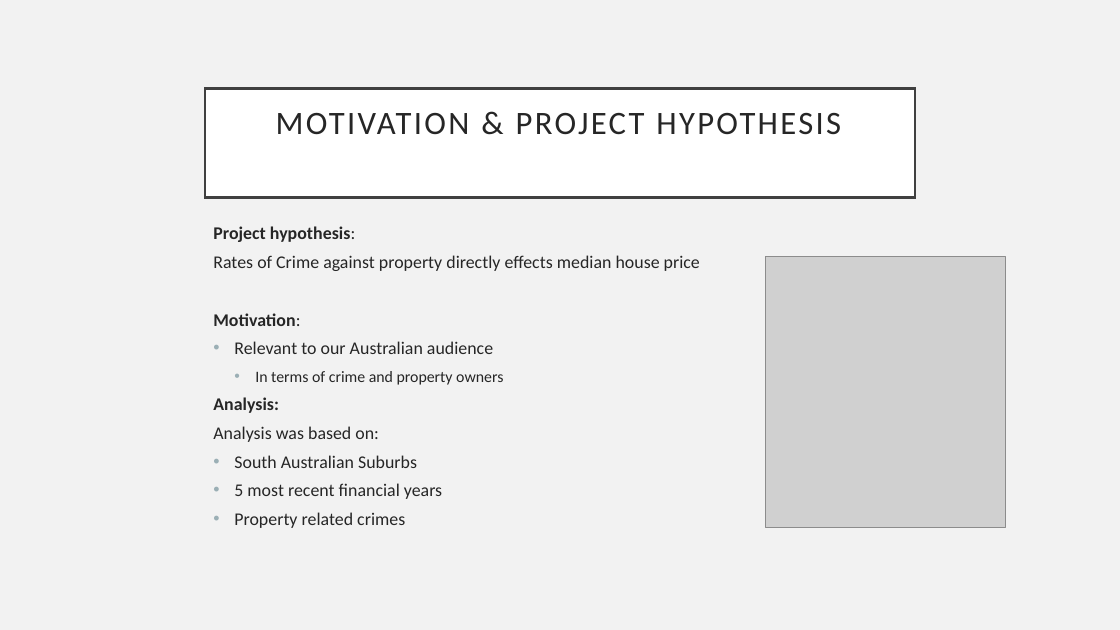
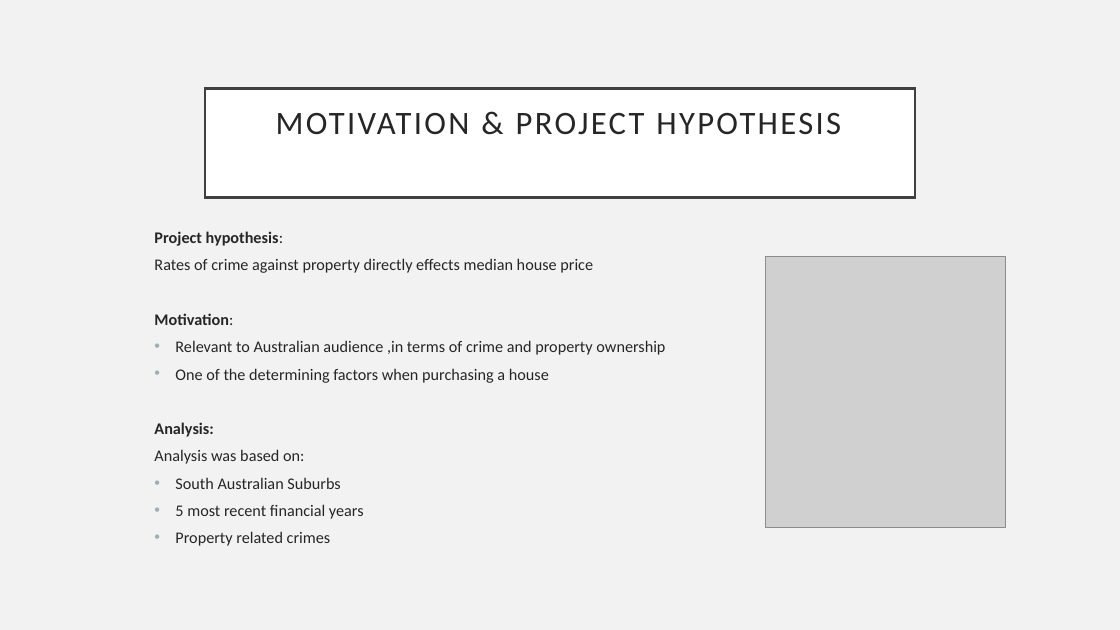
Before and after one commit to Sprettle/Chevrolet-Chilis, a slide deck: slide 2 of Project 1 Presentation.pptx. Drawn at 1120x630 pixels with LibreOffice and Linux fonts; fonts in the diff are those of the drawing; grey boxes stand for pictures. Boxes give left, top, right and bottom in pixels: in the first picture for what was removed or moved away, otherwise in the second. Text is boxed around its words. In the diff, an @@ line names an element or a change of style, - is before the commit and + after.

```diff
--- a/Project 1 Presentation.pptx
+++ b/Project 1 Presentation.pptx
@@ text "Project hypothesis:": place and size @@
-text "Project hypothesis:" at (213, 226, 700, 528)
+text "Project hypothesis:" at (154, 231, 665, 546)
@@ text at (154, 231, 364, 546): size 15.3 to 13.9 pt in "Project hypothesis:", "Motivation:", "Analysis:", "Analysis was based on:" and 3 more places @@
@@ text at (154, 258, 593, 273): text changed; size 15.3 to 13.9 pt @@
-Rates of Crime against property directly effects median house price
+Rates of crime against property directly effects median house price
@@ text at (175, 340, 665, 383): text changed; size 15.3 to 13.9 pt @@
-• Relevant to our Australian audience
-  • In terms of crime and property owners
+• Relevant to Australian audience ,in terms of crime and property ownership
+• One of the determining factors when purchasing a house
```
Also in this commit, not shown: 10 other slides changed, 4 slides added, 2 slides removed.
